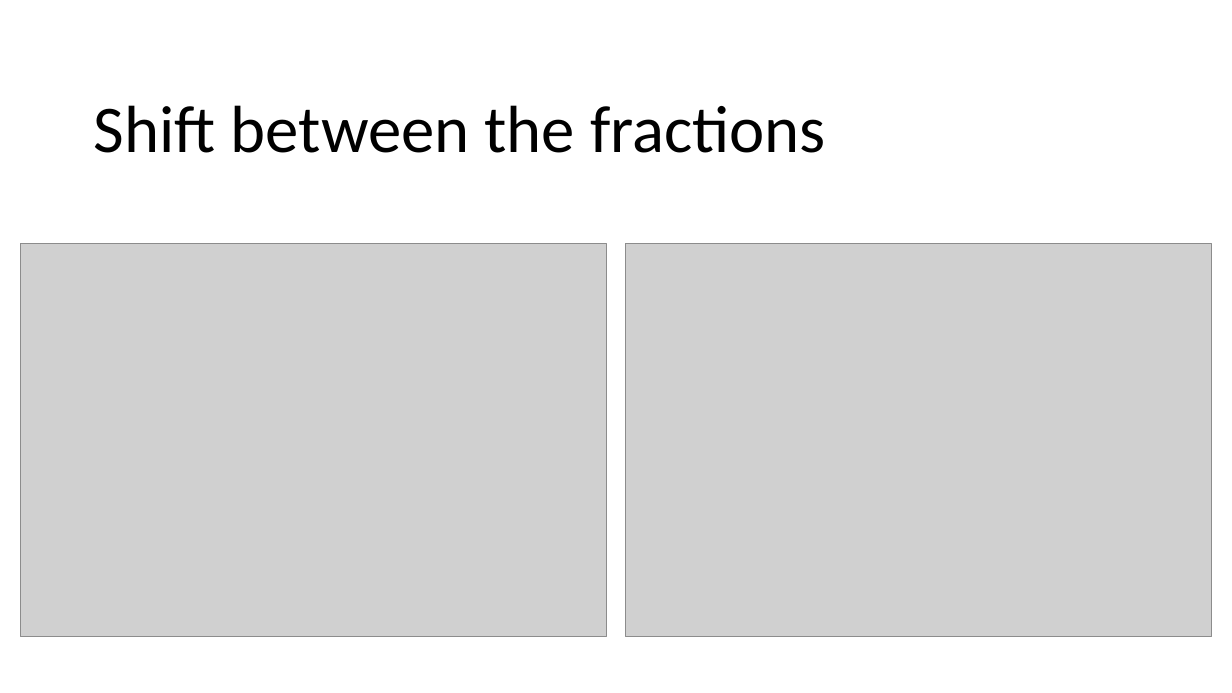
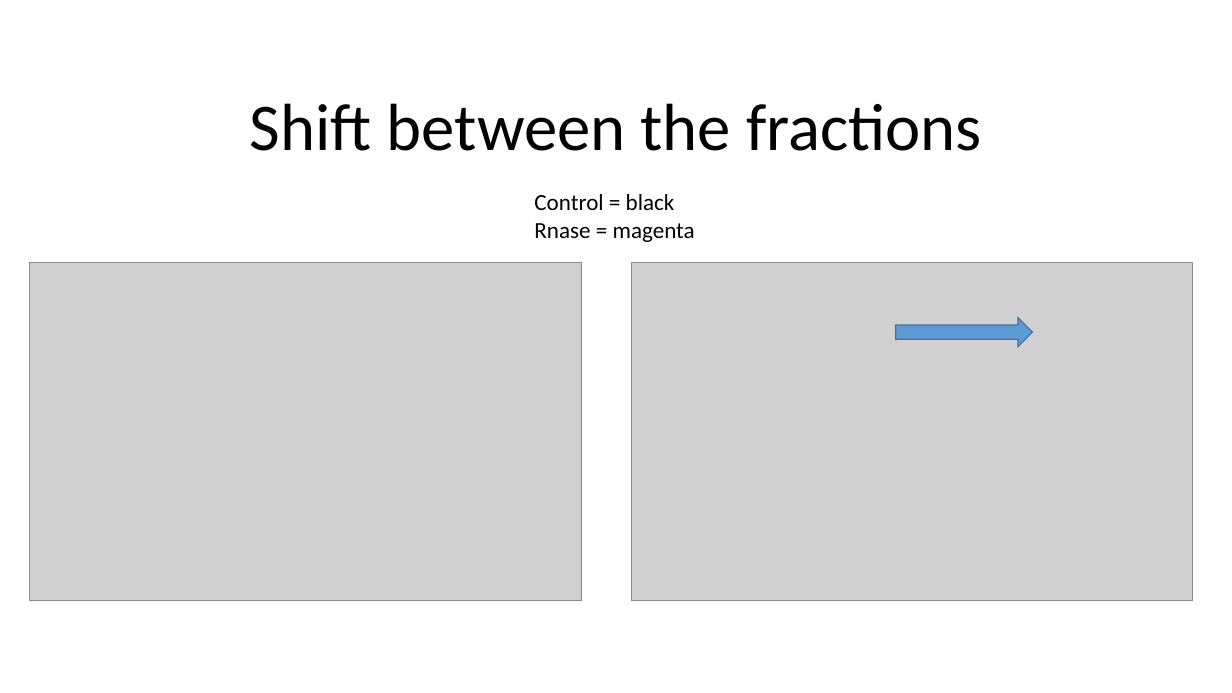
Before and after one commit to datascience-mobi-2022/2022-topic-03-team-05, a slide deck: slide 5 of Folien Data set.pptx (slide 4 before the commit). Drawn at 1232x693 pixels with LibreOffice and Linux fonts; fonts in the diff are those of the drawing; grey boxes stand for pictures. Boxes give left, top, right and bottom in pixels: in the first picture for what was removed or moved away, otherwise in the second. Text is boxed around its words. In the diff, an @@ line names an element or a change of style, - is before the commit and + after.

```diff
--- a/Folien Data set.pptx
+++ b/Folien Data set.pptx
@@ title "Shift between the fractions": place and size @@
-title "Shift between the fractions" at (94, 105, 826, 153)
+title "Shift between the fractions" at (250, 103, 982, 151)
@@ title "Shift between the fractions" at (250, 103, 982, 151): alignment left to centre; vertical alignment middle to bottom @@
@@ text added at (534, 194, 695, 242), 18 pt, text #000000 @@
+Control = black
+Rnase = magenta
@@ picture: place and size @@
-picture at (20, 244, 607, 637)
+picture at (30, 262, 581, 601)
@@ picture: place and size @@
-picture at (626, 244, 1213, 637)
+picture at (631, 262, 1192, 601)
@@ right arrow added at (896, 318, 1032, 347), fill #5B9BD5, outline #43739E 1 pt @@
```
Also in this commit, not shown: 2 other slides changed, 1 slide added.
